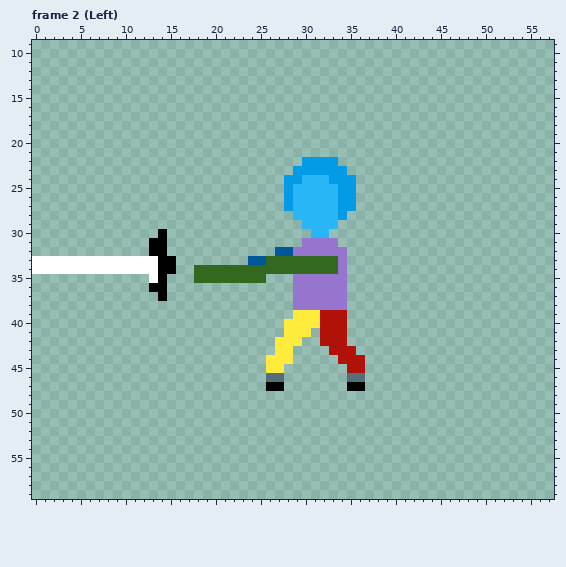
Pixel-art file: Assets/Art/Characters/Player/Sword_Attack/Player_Sword_Attack_Left.aseprite. Above is the file before it was changed.
64x64 pixels, 18 frames. Shown: frame 2 (Left): x 0..57, y 9..59. The commit also changed other frames, which this record leaves out.
The result:
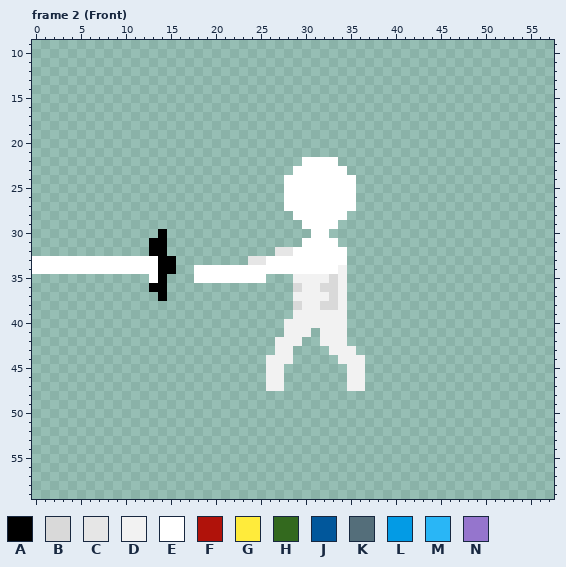
Palette (. is transparent): A #000000  B #d9d9d9  C #e6e6e6  D #f2f2f2  E #ffffff  F #b0120a  G #ffeb3b  H #33691e  J #01579b  K #546e7a  L #039be5  M #29b6f6  N #9575cd
Author's note on the commit: Sword Attack Head Anim
Change:
layer "Skin/Right Leg" now shown
layer "Skin/Left Leg" now shown
layer "Skin/Chest" now shown
layer "Skin/Right Arm" now shown
layer "Skin/Left Arm" now shown
layer "Skin/Head" now shown
layer "Body/Right Leg" now hidden
layer "Body/Left Leg" now hidden
layer "Body/Chest" now hidden
layer "Body/Right Arm" now hidden
layer "Body/Left Arm" now hidden
layer "Body/Head" now hidden
Changed rows in their new state; - is an unchanged pixel.
Frame 2 (Front):
first column x 18:
22 ------------EEEE---
23 -----------EEEEEE--
24 ----------EEEEEEEE-
25 ----------EEEEEEEE-
26 ----------EEEEEEEE-
27 ----------EEEEEEEE-
28 -----------EEEEEE--
29 ------------EEEE---
30 -------------EE----
31 ------------EEEE---
32 ---------CCEEEEEE--
33 ------CCEEEEEEEEE--
34 EEEEEEEEEEEEEEEED--
35 EEEEEEEE---DDDDBD--
36 -----------BDDBBD--
37 -----------DDDDBD--
38 -----------BDDBBD--
39 -----------DDDDDD--
40 ----------DDDDDDD--
41 ----------DDD-DDD--
42 ---------DDD--DDD--
43 ---------DD----DDD-
44 --------DDD-----DDD
45 --------DD-------DD
46 --------DD-------DD
47 --------DD-------DD
Boxes around the changes in both pictures, in picture pixels (x1, y1, x2, y2):
changed: (194, 157, 365, 391)
